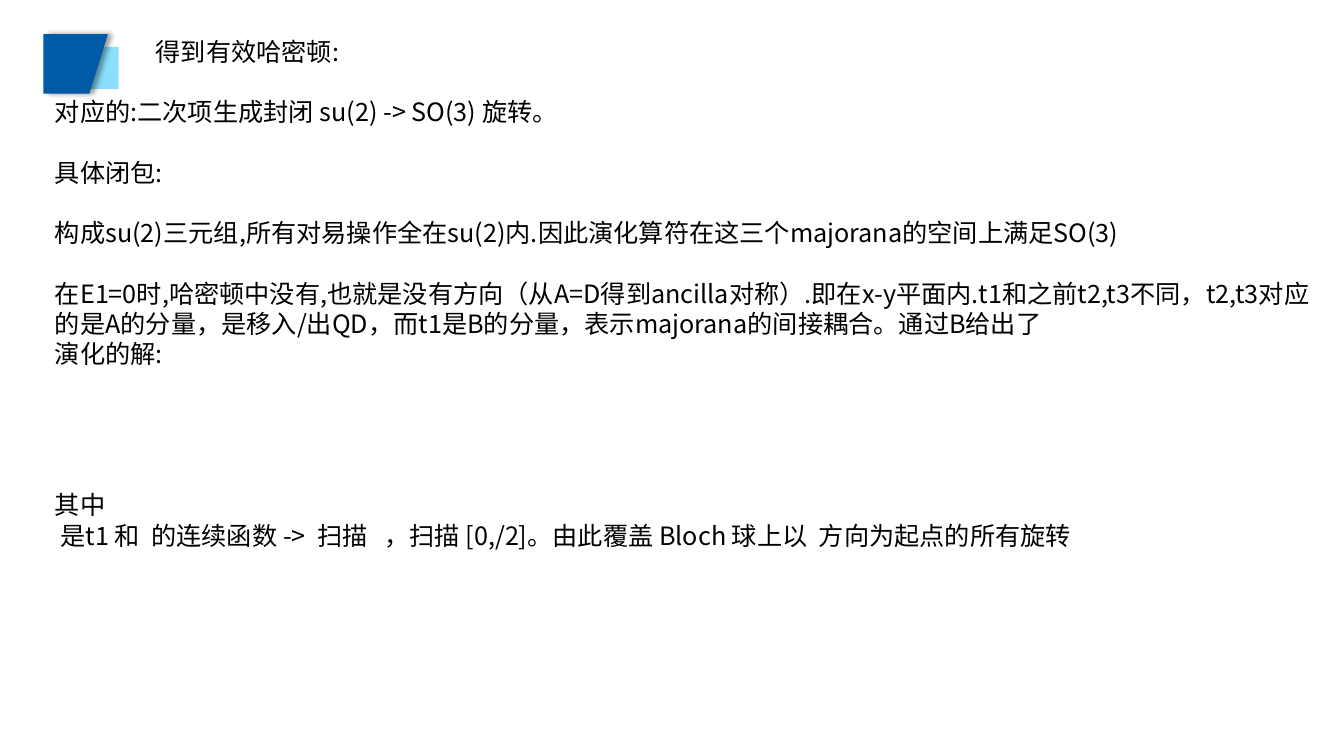
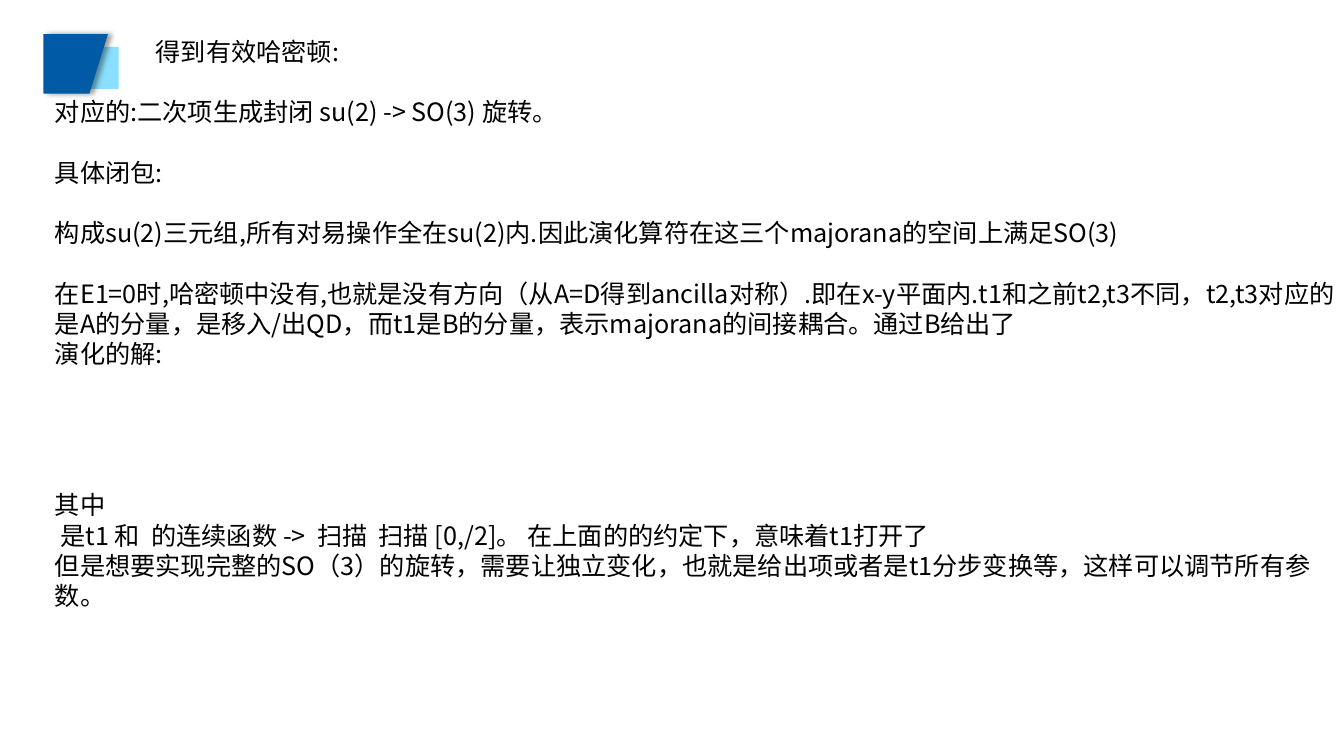
Before and after one commit to Asice-Cloud/quantummmm, a slide deck: slide 21 of ode1/102.pptx (slide 19 before the commit). Drawn at 1344x756 pixels with LibreOffice and Linux fonts; fonts in the diff are those of the drawing. Boxes give left, top, right and bottom in pixels: in the first picture for what was removed or moved away, otherwise in the second. Text is boxed around its words. In the diff, an @@ line names an element or a change of style, - is before the commit and + after.

```diff
--- a/ode1/102.pptx
+++ b/ode1/102.pptx
@@ text at [55, 523, 1311, 607]: text changed @@
-是t1 和 的连续函数 -> 扫描 ，扫描 [0,/2]。由此覆盖 Bloch 球上以 方向为起点的所有旋转
+是t1 和 的连续函数 -> 扫描 扫描 [0,/2]。 在上面的的约定下，意味着t1打开了
+但是想要实现完整的SO（3）的旋转，需要让独立变化，也就是给出项或者是t1分步变换等，这样可以调节所有参数。
```
Also in this commit, not shown: 5 other slides changed, 5 slides added, 37 other files.
